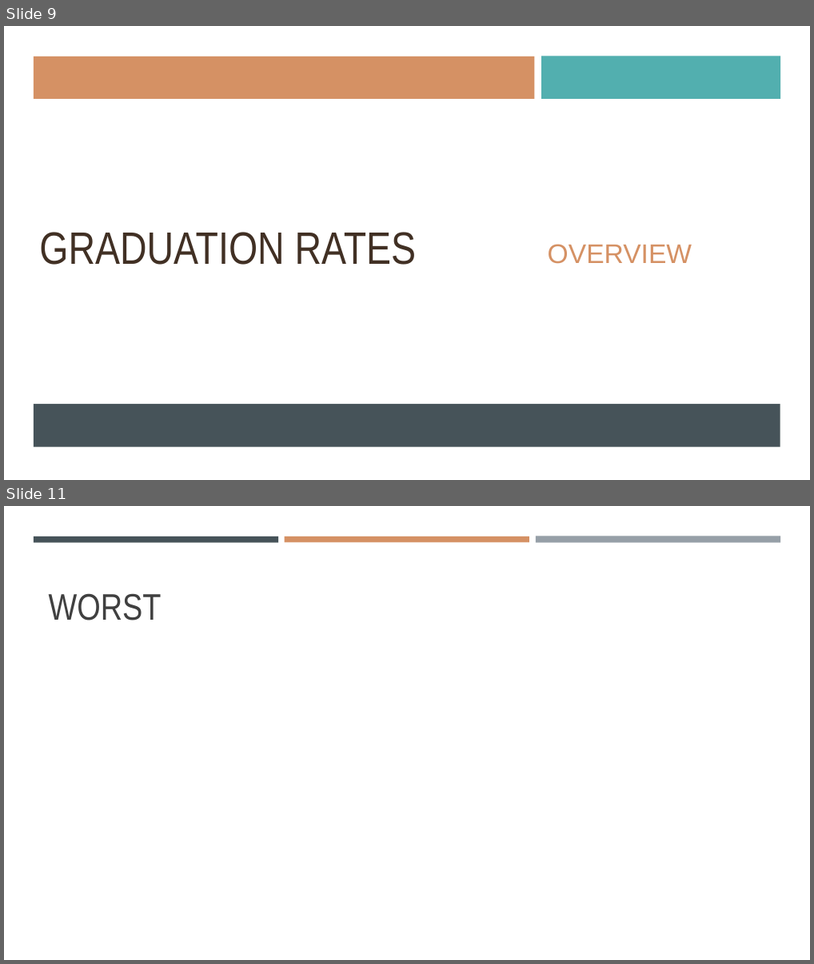
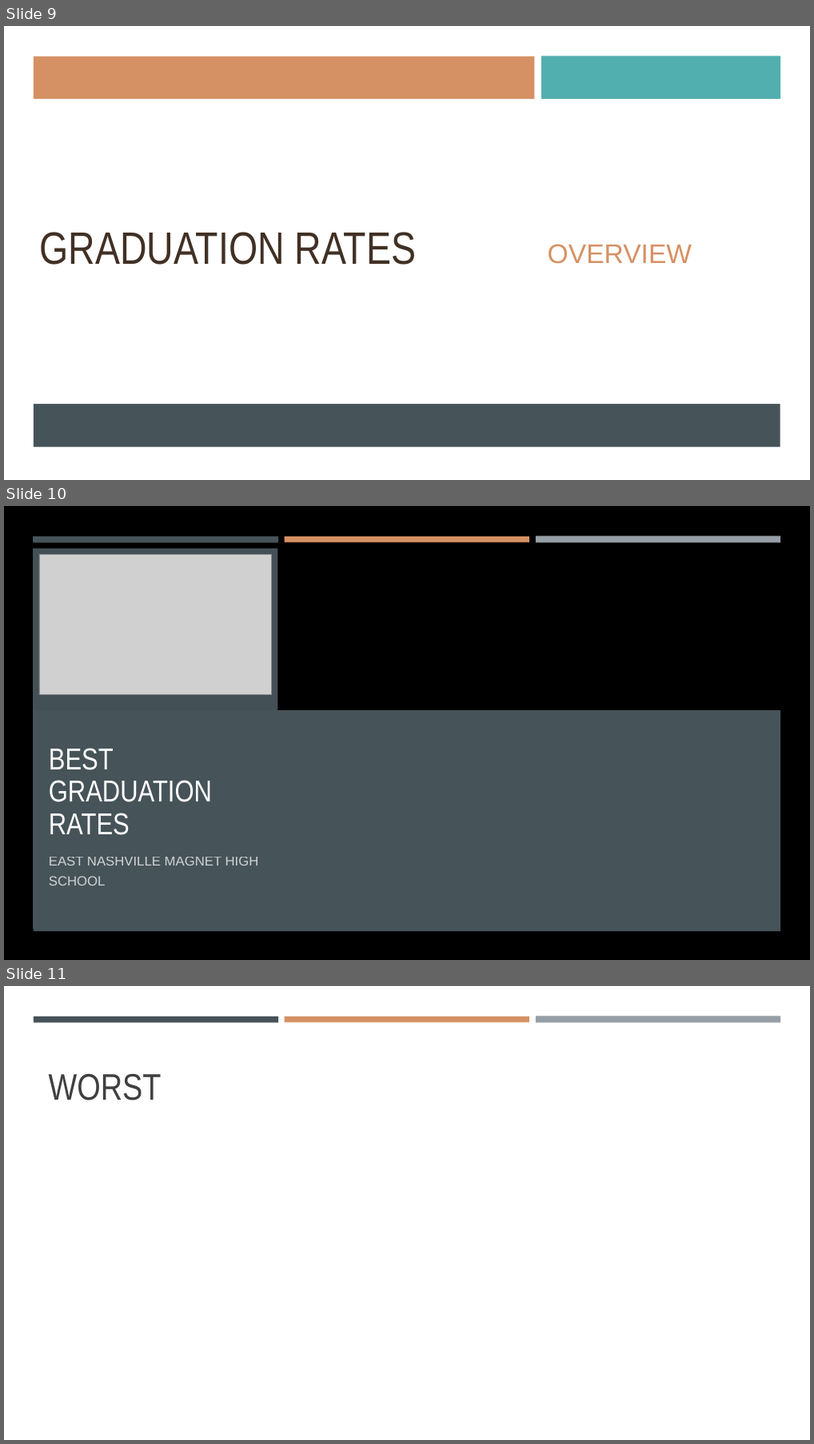
Before and after one commit to ericahen/capstone-da12, a slide deck: presentation/presentation.pptx. Shown one above the other, each under a label of ours: slides 9 and 11 before the commit, slides 9, 10 and 11 after it; the slides between them are not shown. The pictures are 814x964 and 814x1444 pixels, drawn with LibreOffice and Linux fonts; fonts in the diff are those of the drawing; grey boxes stand for pictures; background and template pictures are left out. Boxes give left, top, right and bottom in pixels: in the first picture for what was removed or moved away, otherwise in the second. Text is boxed around its words. In the diff, an @@ line names an element or a change of style, - is before the commit and + after.

```diff
--- a/presentation/presentation.pptx
+++ b/presentation/presentation.pptx
@@ slide 10 added at (4,506,810,960), background picture (left out) @@
@@ rectangle added at (33,548,278,929), fill #465359 at 97% opacity @@
@@ rectangle added at (33,536,278,542), fill #465359 @@
@@ rectangle added at (34,536,278,542), fill #465359 @@
@@ rectangle added at (285,536,530,542), fill #D59164 @@
@@ rectangle added at (536,536,781,543), fill #969FA7 @@
@@ picture added at (39,554,271,695) @@
@@ rectangle added at (34,710,782,931), fill #465359 @@
@@ title added at (49,748,212,835), 36 pt, text #FFFFFF @@
+BEST GRADUATION RATES
@@ text added at (49,856,259,885), 16 pt, text #FFFFFF at 75% opacity @@
+EAST NASHVILLE MAGNET HIGH SCHOOL
```
Also in this commit, not shown: 4 slides changed, 1 other slide added, 1 slide removed.
